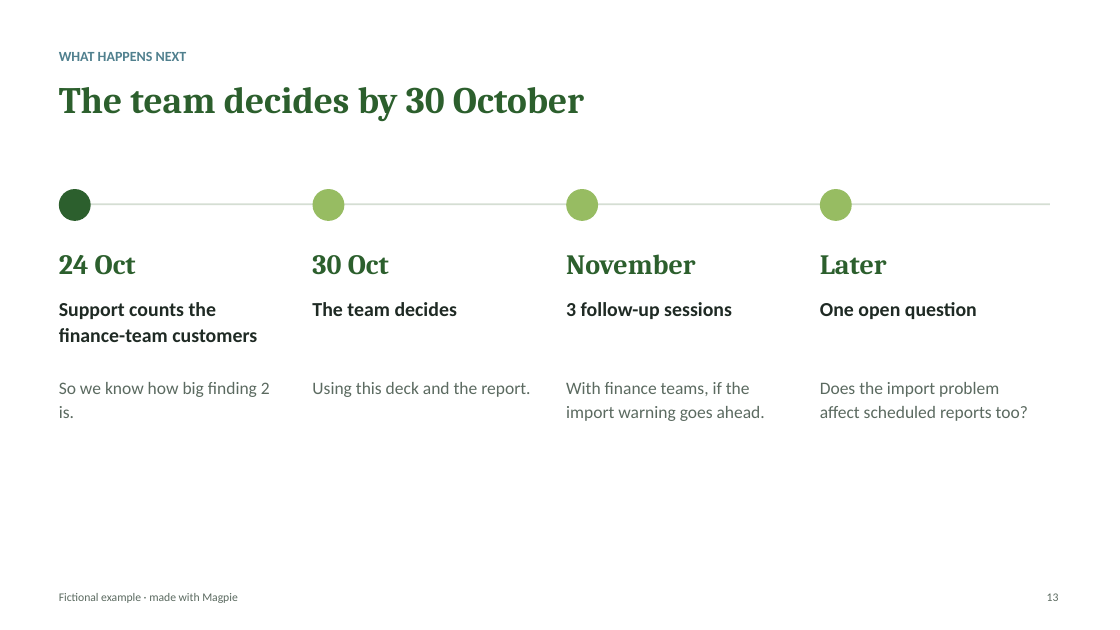
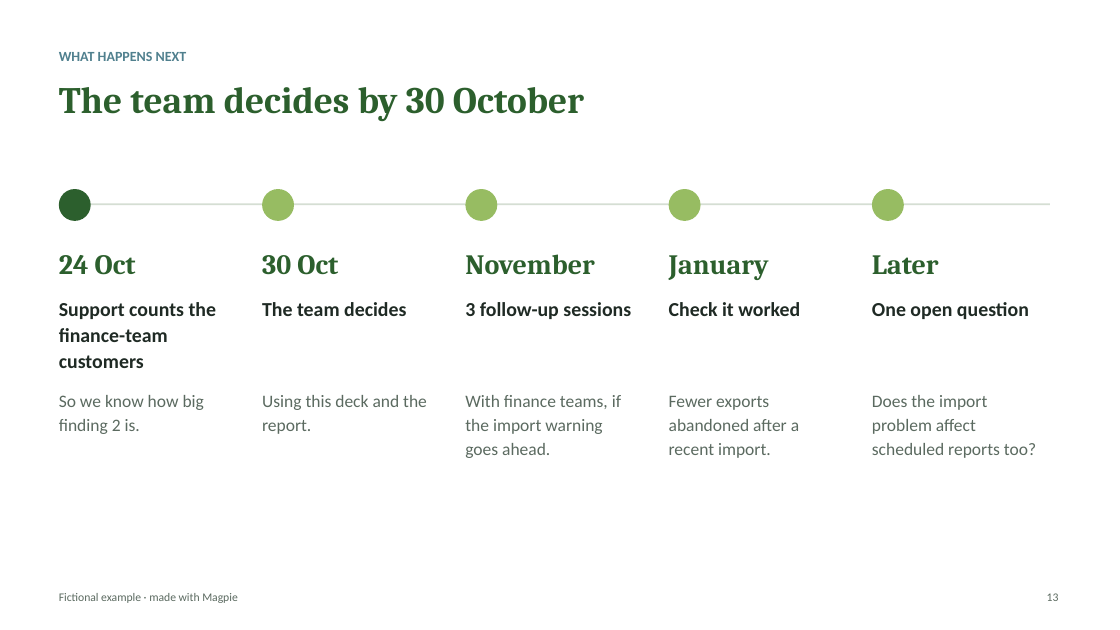
Before and after one commit to kirstenhosic/user-research-assistant, a slide deck: slide 13 of docs/examples/example-readout.pptx. Drawn at 1120x630 pixels with LibreOffice and Linux fonts; fonts in the diff are those of the drawing. Boxes give left, top, right and bottom in pixels: in the first picture for what was removed or moved away, otherwise in the second. Text is boxed around its words. In the diff, an @@ line names an element or a change of style, - is before the commit and + after.

```diff
--- a/docs/examples/example-readout.pptx
+++ b/docs/examples/example-readout.pptx
@@ ellipse: place and size @@
-ellipse at <box>313,189,344,221</box>
+ellipse at <box>262,189,294,221</box>
@@ ellipse: place and size @@
-ellipse at <box>566,189,598,221</box>
+ellipse at <box>465,189,497,221</box>
@@ ellipse: place and size @@
-ellipse at <box>820,189,852,221</box>
+ellipse at <box>669,189,701,221</box>
@@ ellipse added at <box>872,189,904,221</box>, fill #97BC62 @@
@@ text "30 Oct": place and size @@
-text "30 Oct" at <box>312,255,389,275</box>
+text "30 Oct" at <box>262,255,338,275</box>
@@ text "November": place and size @@
-text "November" at <box>566,254,696,274</box>
+text "November" at <box>465,254,595,274</box>
@@ text added at <box>669,255,769,280</box>, 24 pt, text #2C5F2D, bold @@
+January
@@ text "Later": place and size @@
-text "Later" at <box>820,255,887,274</box>
+text "Later" at <box>872,255,939,274</box>
@@ text "Support counts the finance-team customers" rewrapped from <box>59,302,257,342</box> to <box>59,302,217,368</box> @@
@@ text "The team decides": place and size @@
-text "The team decides" at <box>312,302,457,316</box>
+text "The team decides" at <box>262,302,406,316</box>
@@ text "3 follow-up sessions": place and size @@
-text "3 follow-up sessions" at <box>566,302,732,319</box>
+text "3 follow-up sessions" at <box>465,302,631,319</box>
@@ text "One open question": place and size @@
-text "One open question" at <box>820,302,977,319</box>
+text "One open question" at <box>872,302,1029,319</box>
@@ text added at <box>669,302,800,316</box>, 17 pt, text #1F2A24, bold @@
+Check it worked
@@ text "So we know how big ..." rewrapped from <box>59,382,270,418</box> to <box>59,395,204,434</box> @@
@@ text "Using this deck and the ..." rewrapped from <box>312,382,530,397</box> to <box>262,395,427,434</box> @@
@@ text "With finance teams, if the ..." rewrapped from <box>566,382,765,421</box> to <box>465,395,621,458</box> @@
@@ text "Does the import problem affect ..." rewrapped from <box>820,382,1028,421</box> to <box>872,395,1036,458</box> @@
@@ text added at <box>669,396,799,458</box>, 15 pt, text #5B6A60 @@
+Fewer exports abandoned after a recent import.
```
Also in this commit, not shown: 38 other files.
